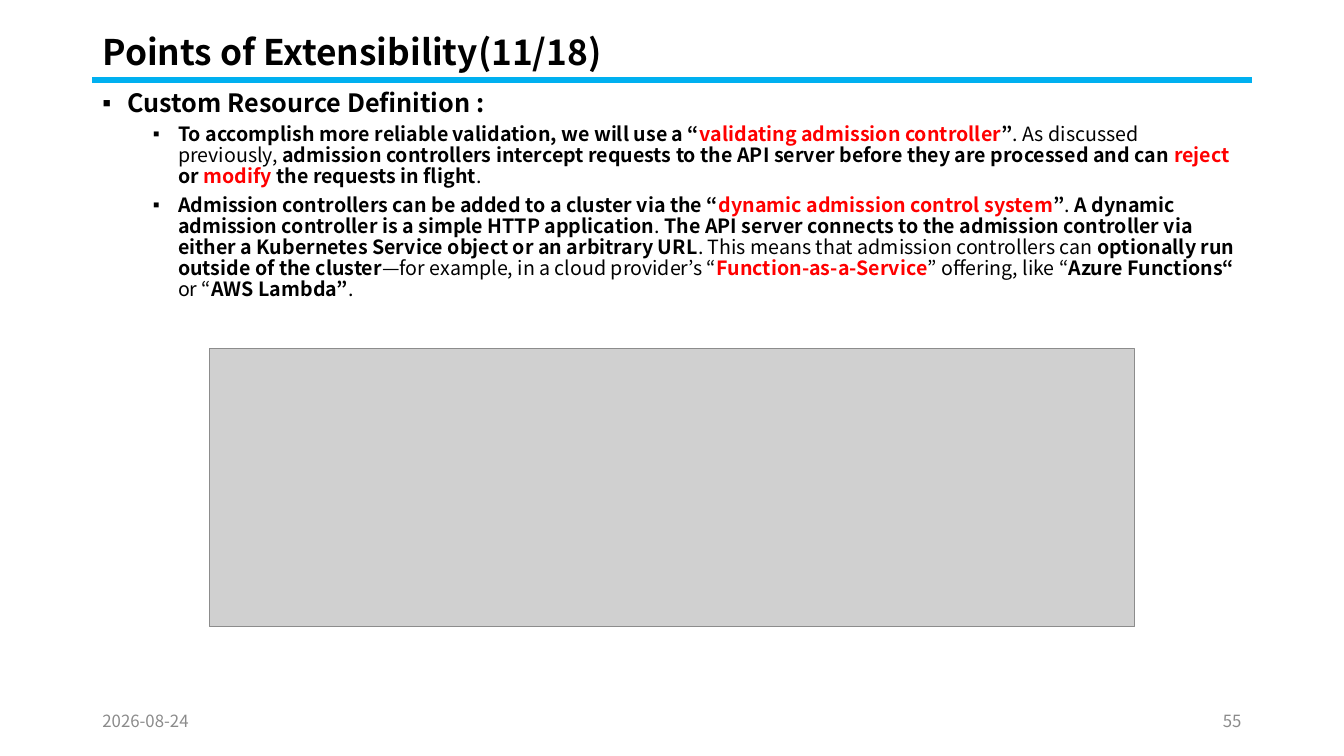
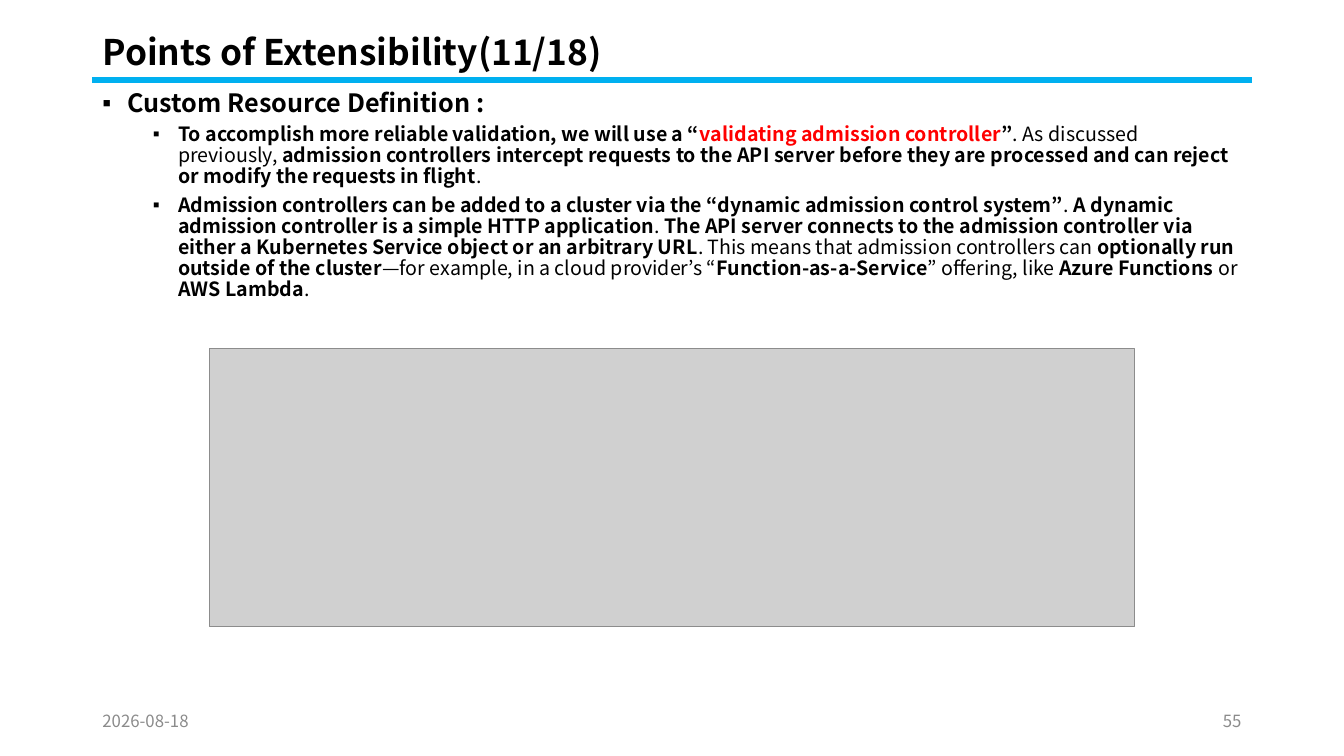
Before and after one commit to knix008/TestSimulator, a slide deck: slide 55 of Kubernetes/Kubernetes Part 05-2026.08.25.pptx. Drawn at 1344x756 pixels with LibreOffice and Linux fonts; fonts in the diff are those of the drawing; grey boxes stand for pictures. Boxes give left, top, right and bottom in pixels: in the first picture for what was removed or moved away, otherwise in the second. Text is boxed around its words. In the diff, an @@ line names an element or a change of style, - is before the commit and + after.

```diff
--- a/Kubernetes/Kubernetes Part 05-2026.08.25.pptx
+++ b/Kubernetes/Kubernetes Part 05-2026.08.25.pptx
@@ text at box(178, 125, 1229, 188): text colour #FF0000 to #000000 in "reject modify" @@
@@ text at box(178, 196, 1237, 297): text changed @@
-  ▪ Admission controllers can be added to a cluster via the “dynamic admission control system”. A dynamic admission controller is a simple HTTP application. The API server connects to the admission controller via either a Kubernetes Service object or an arbitrary URL. This means that admission controllers can optionally run outside of the cluster—for example, in a cloud provider’s “Function-as-a-Service” offering, like “Azure Functions“ or “AWS Lambda”.
+  ▪ Admission controllers can be added to a cluster via the “dynamic admission control system”. A dynamic admission controller is a simple HTTP application. The API server connects to the admission controller via either a Kubernetes Service object or an arbitrary URL. This means that admission controllers can optionally run outside of the cluster—for example, in a cloud provider’s “Function-as-a-Service” offering, like Azure Functions or AWS Lambda.
@@ text at box(102, 714, 188, 727): text changed @@
-2026-08-24
+2026-08-18
```
Also in this commit, not shown: 101 other slides changed, 17 other files.
